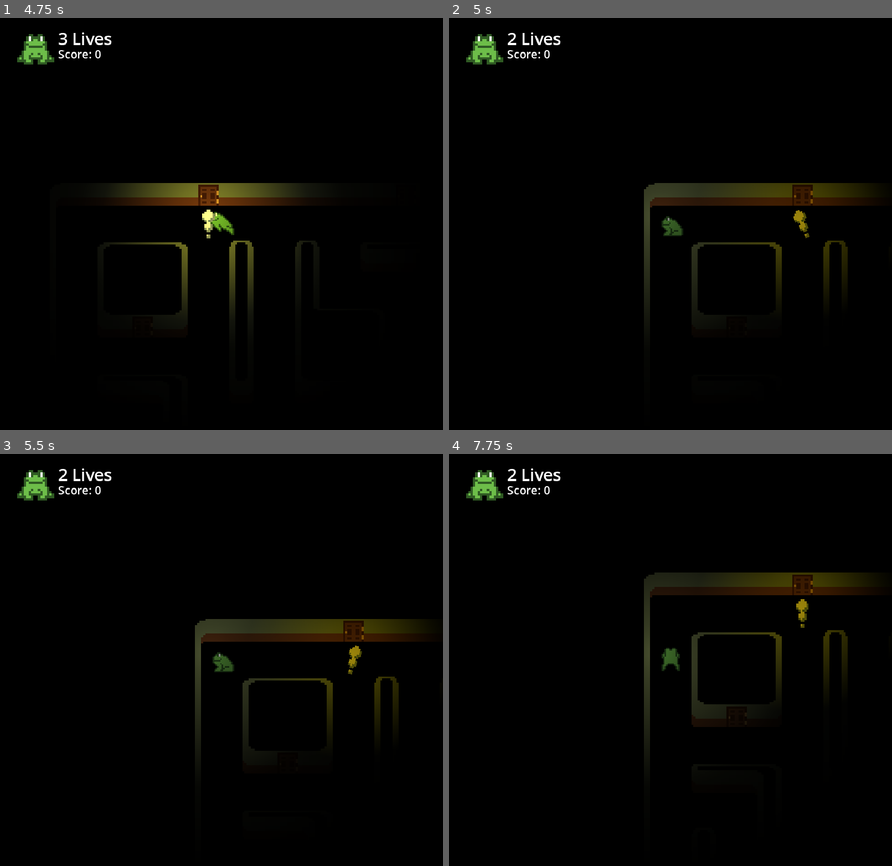
Above: before the commit, frames 1-4 (two rows, left to right).
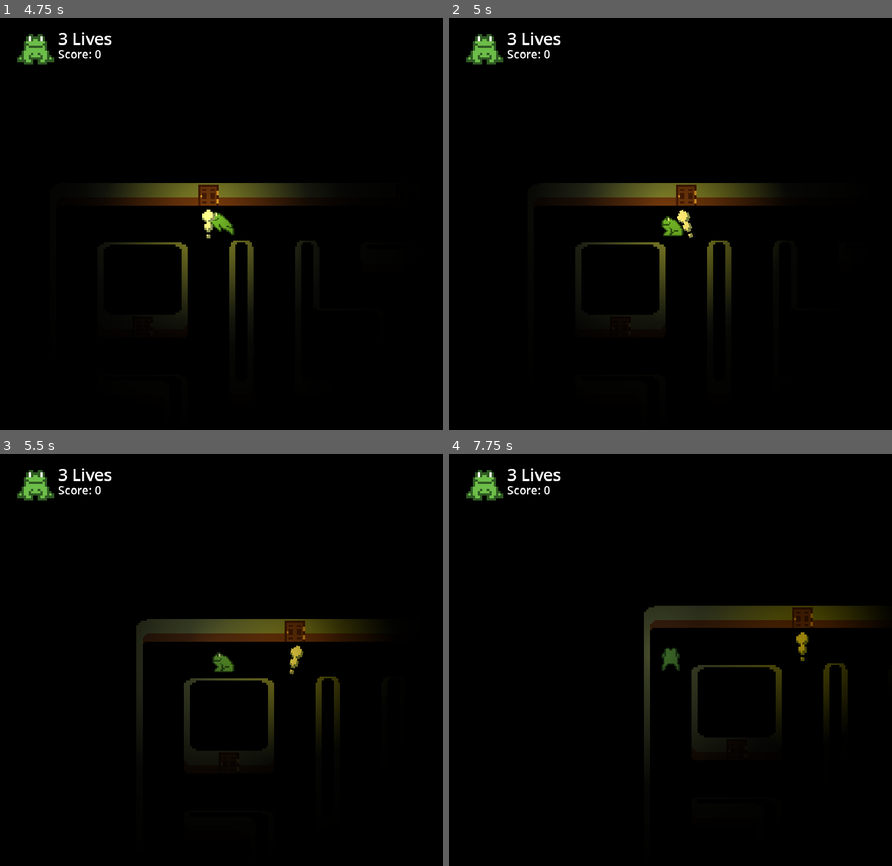
Above: after the commit, the same moments.

Repository: souplamp/packageman
Game: Godot game, scene res://menu.tscn
The game is run twice, just before and just after one commit, with the same random seed, the same clock (stepped at 60 frames per second) and the same inputs.
Inputs:
- Up to frame 1 (4.75 s): click "Start" at 0.5 s; tap Enter at 1.25 s; hold Right (ui_right) 1.28-2.03 s; hold Down (ui_down) 2.03-2.78 s; tap Space at 2.75 s; hold Right (ui_right) 2.78-3.53 s; hold Up (ui_up) 3.53-4.28 s; hold Left (ui_left) from 4.28 s (still down)
- Up to frame 2 (5 s): keep holding Left (ui_left); tap Escape (ui_cancel) at 4.9 s
- Up to frame 3 (5.5 s): keep holding Left (ui_left)
- Up to frame 4 (7.75 s): release Left (ui_left) at 5.78 s; hold Down (ui_down) 5.78-6.53 s; hold Right (ui_right) 6.53-7.28 s; hold Up (ui_up) from 7.28 s (still down)

Frame 1 is identical in both runs. In frame 2, 5.7% of the frame differs, in the area x 13-95%, y 3-75%; in frame 3, 5.0%; in frame 4, 6.9%, in the area x 13-95%, y 3-71%.

Commit message:
package man finale
like the real pacman it becomes impossible after so many levels

Diff:
--- a/frog/frog.gd
+++ b/frog/frog.gd
@@ -138,4 +138,5 @@
 		"receive":
 			if package.visible:
 				package.hide()
+				area.get_parent().collect()
 				emit_signal("package_received")
--- a/mansion/mansion.gd
+++ b/mansion/mansion.gd
@@ -49,9 +49,6 @@
 	$canvas/panelcont/centercont/label.text = \
 	"[center][wave]G A M E   O V E R !\n[font size=12][rainbow]SCORE:  " + str(packages)
 
-func _input(event):
-	if Input.is_action_just_pressed("ui_cancel"): _on_frog_died()
-
 func _on_frog_died():
 	reset()
 	lives -= 1
@@ -70,8 +67,8 @@
 	maze.paused = true
 
 func _on_frog_package_received():
-	await current_receive.call_deferred("queue_free")
 	spawn_package()
 	spawn_receive()
 	packages += 1
 	pack.text = "Score: " + str(packages)
+	maze.add_difficulty()
--- a/mansion/maze.gd
+++ b/mansion/maze.gd
@@ -10,16 +10,13 @@
 
 var current_difficulty: int = 0
 
-var length: int = 3
+var length: int = 6
 var tiles: Array[Vector2i] = [current_head]
 
 var dir: Array[Vector2i] = [Vector2i.UP, Vector2i.DOWN, Vector2i.RIGHT, Vector2i.LEFT]
 enum DIR { UP, DOWN, RIGHT, LEFT }
 
 var paused: bool = false
-
-func _ready() -> void:
-	pass
 
 func init() -> void:
 	timer.start()
@@ -32,10 +29,8 @@
 	tiles = [current_head]
 
 func add_difficulty() -> void:
-	timer.wait_time -= 0.05
+	timer.wait_time -= 0.025
 	current_difficulty += 1
-	if current_difficulty % 2 == 0:
-		length += 1
 
 func move() -> void:
 	if paused: return
--- a/packages/receive.gd
+++ b/packages/receive.gd
@@ -1,4 +1,19 @@
 extends Node2D
+
+@onready var particles: CPUParticles2D = $particles
+@onready var shimmer: AudioStreamPlayer2D = $shimmer
+@onready var sprite: Sprite2D = $sprite
+@onready var light: PointLight2D = $light
 
 func _ready() -> void:
 	$anim.play("float")
+
+func collect() -> void:
+	particles.emitting = true
+	sprite.hide()
+
+	var t: Tween = get_tree().create_tween()
+	t.tween_property(light, "color", Color(0, 0, 0, 1), 1.0)
+	await t.finished
+
+	call_deferred("queue_free")
